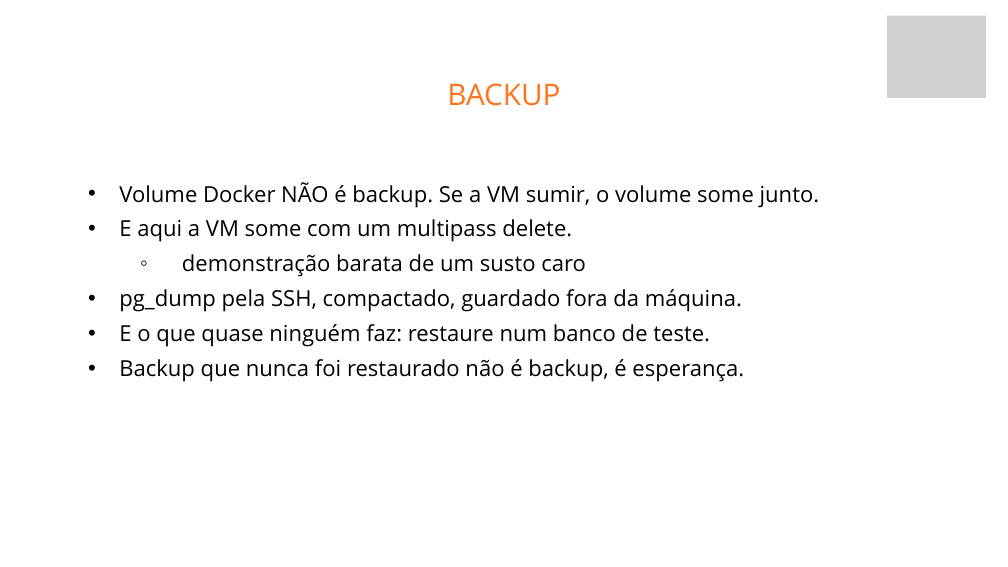
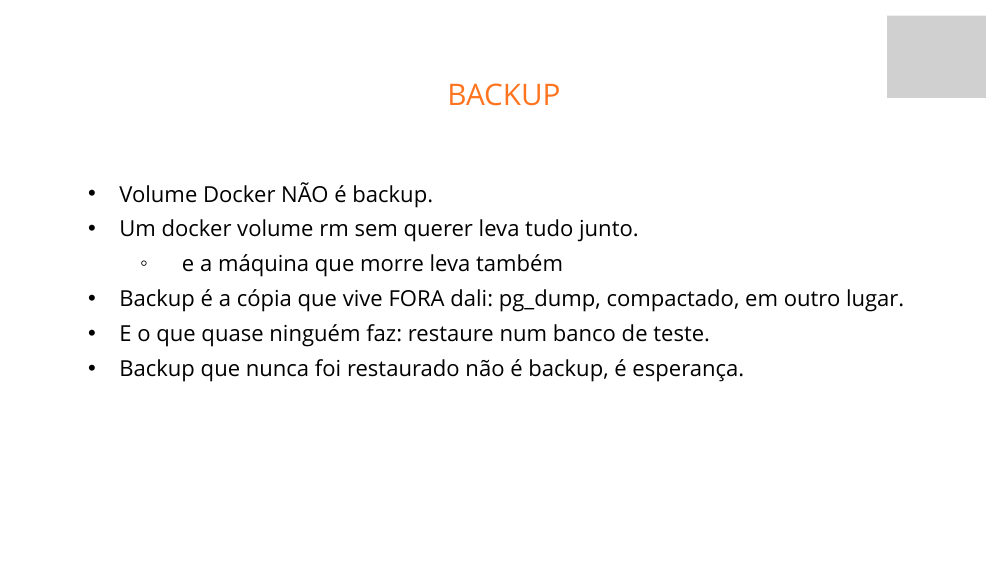
Before and after one commit to fabriciosiqueira08/capacitacao-gabarito, a slide deck: slide 50 of slides/build/aula-04-servidor-docker-kamal-e-deploy.pptx. Drawn at 1008x567 pixels with LibreOffice and Linux fonts; fonts in the diff are those of the drawing; grey boxes stand for pictures; background and template pictures are left out. Boxes give left, top, right and bottom in pixels: in the first picture for what was removed or moved away, otherwise in the second. Text is boxed around its words. In the diff, an @@ line names an element or a change of style, - is before the commit and + after.

```diff
--- a/slides/build/aula-04-servidor-docker-kamal-e-deploy.pptx
+++ b/slides/build/aula-04-servidor-docker-kamal-e-deploy.pptx
@@ text at (119,182,904,312): text changed @@
-  • Volume Docker NÃO é backup. Se a VM sumir, o volume some junto.
-  • E aqui a VM some com um multipass delete.
-    ◦ demonstração barata de um susto caro
-  • pg_dump pela SSH, compactado, guardado fora da máquina.
+  • Volume Docker NÃO é backup.
+  • Um docker volume rm sem querer leva tudo junto.
+    ◦ e a máquina que morre leva também
+  • Backup é a cópia que vive FORA dali: pg_dump, compactado, em outro lugar.
```
Also in this commit, not shown: 10 other slides changed, 34 other files.
